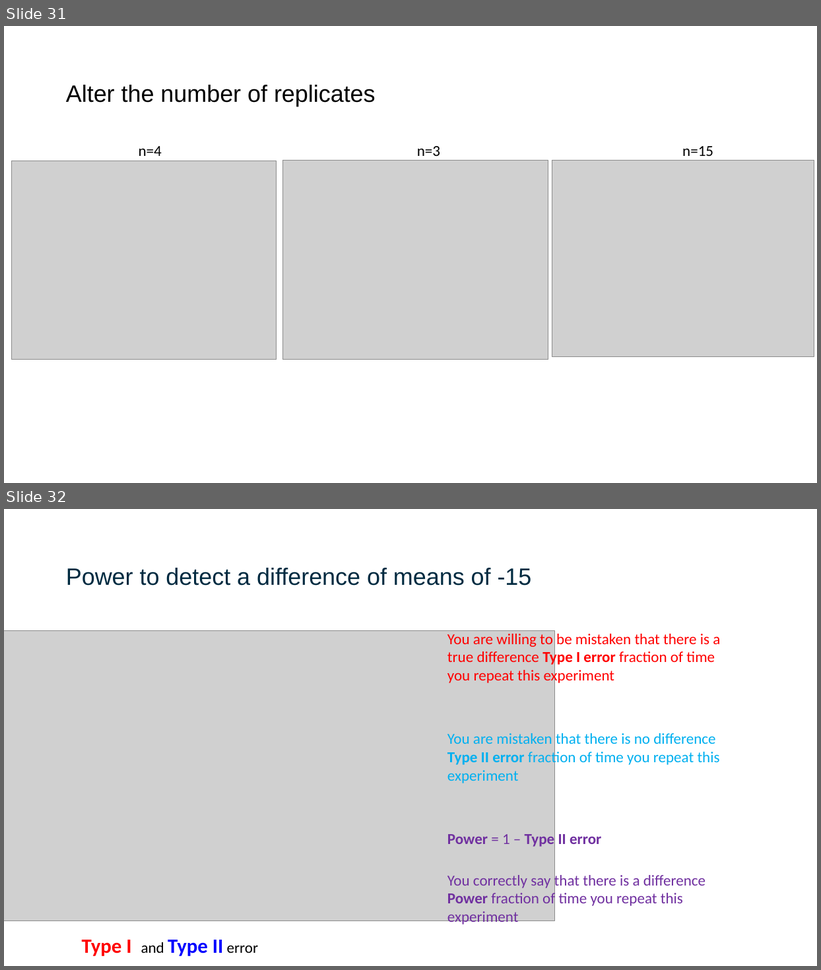
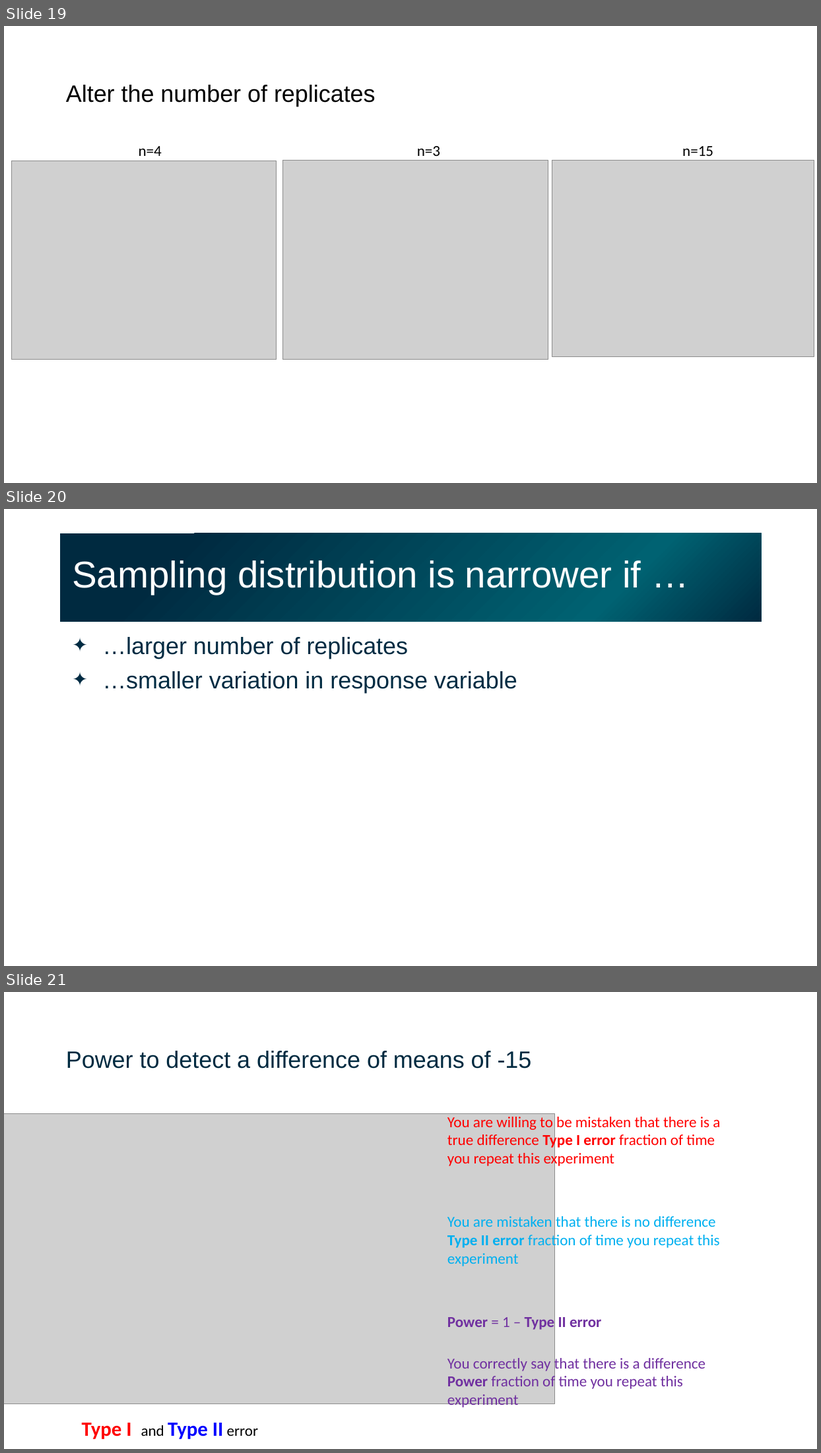
Before and after one commit to gladstone-institutes/Bioinformatics-Workshops, a slide deck: intro-experimental-design-hypothesis-testing/IntroStatsExpDesignHT_011723_day2.pptx. Shown one above the other, each under a label of ours: slides 31 and 32 before the commit, slides 19, 20 and 21 after it. The pictures are 821x970 and 821x1453 pixels, drawn with LibreOffice and Linux fonts; fonts in the diff are those of the drawing; grey boxes stand for pictures. Boxes give left, top, right and bottom in pixels: in the first picture for what was removed or moved away, otherwise in the second. Text is boxed around its words. In the diff, an @@ line names an element or a change of style, - is before the commit and + after.

```diff
--- a/intro-experimental-design-hypothesis-testing/IntroStatsExpDesignHT_011723_day2.pptx
+++ b/intro-experimental-design-hypothesis-testing/IntroStatsExpDesignHT_011723_day2.pptx
@@ slide 20 added at bbox=[4, 509, 817, 966], background #FFFFFF @@
@@ title added at bbox=[60, 533, 762, 622], fill gradient #002A40 to #006272, 44 pt, text #FFFFFF @@
+Sampling distribution is narrower if …
@@ text added at bbox=[102, 637, 517, 693], 28 pt, text #002B42 @@
+✦ …larger number of replicates
+✦ …smaller variation in response variable
@@ what was slide 31 is now slide 19 @@
@@ what was slide 32 is now slide 21 @@
```
Also in this commit, not shown: 8 slides changed, 1 other slide added, 2 slides removed.
